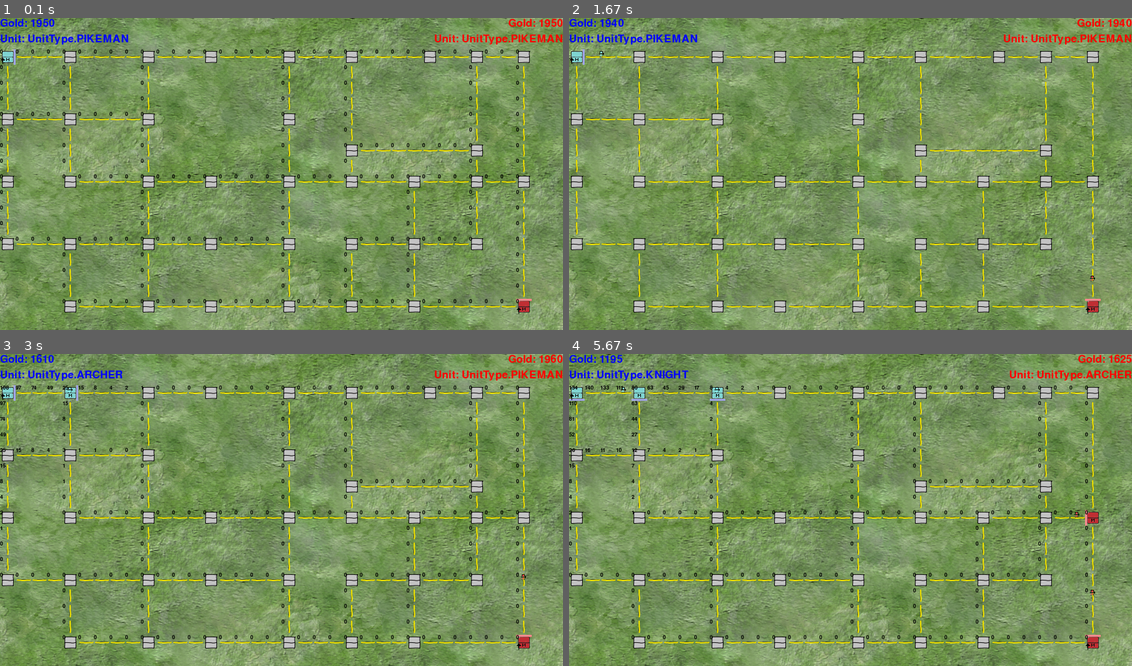
Above: before the commit, frames 1-4 (two rows, left to right).
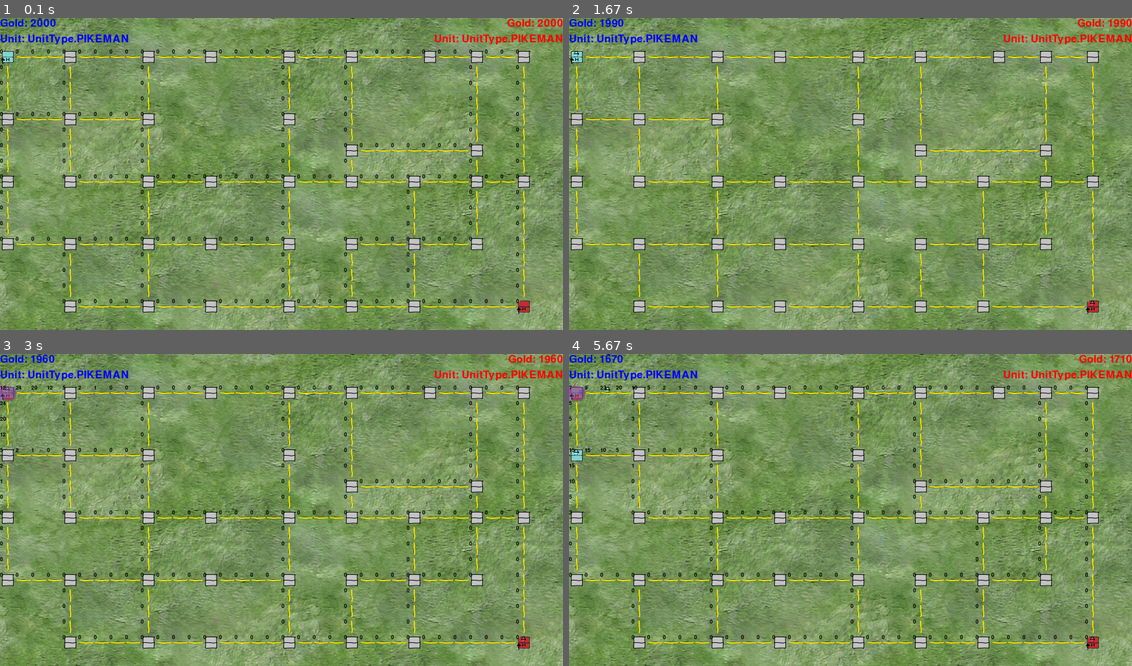
Above: after the commit, the same moments.

Repository: czebrose/ML_Projects
Game: pygame game, started from ML-Tutorial/NodeFightGame/game.py
The game is run twice, just before and just after one commit, with the same random seed, the same clock (stepped at 60 frames per second) and the same inputs.
Inputs (mouse positions are in pixels of both pictures, inside the frame that each line leads up to):
- Up to frame 1 (0.1 s): no input
- Up to frame 2 (1.67 s): hold D 0.33-0.8 s; tap = at 0.83 s
- Up to frame 3 (3 s): tap - at 2.17 s; click (5, 391) at 2.55 s, where only the run after the commit has a clickable "12"; hold A from 2.83 s (still down)
- Up to frame 4 (5.67 s): release A at 3.37 s; hold S 3.4-3.7 s; hold A 3.73-4.13 s; hold W 4.17-4.53 s; hold D 4.57-5.2 s; hold S 5.23-5.6 s; hold A from 5.63 s (still down)

The runs differ from the first frame. In frame 1, 0.3% of the frame differs, in the area x 2-99%, y 0-91%; in frame 2, 0.2%; in frame 3, 0.7%; in frame 4, 1.5%, in the area x 0-100%, y 0-93%.

Commit message:
Diffusion is competing with draw for the most expensive function.

Diff:
--- a/ML-Tutorial/NodeFightGame/debug.py
+++ b/ML-Tutorial/NodeFightGame/debug.py
@@ -1,4 +1,4 @@
-from util import PlayerColor
+from util import PlayerColor, UnitType
 from location import Location
 import pygame
 pygame.font.init()
@@ -32,6 +32,6 @@
         for loc in row:
             if isinstance(loc, Location):
                 color = (0, 0, 0)
-                diff_value = "{:.0f}".format(loc.diffusion.get_node_value(player))
+                diff_value = "{:.0f}".format(loc.diffusion.get_unit_value(UnitType.PIKEMAN, player))
                 text = STAT_FONT.render(diff_value, True, color)
                 win.blit(text, loc.get_pixel_pos())
--- a/ML-Tutorial/NodeFightGame/diffusion.py
+++ b/ML-Tutorial/NodeFightGame/diffusion.py
@@ -1,18 +1,22 @@
-from util import PlayerColor, UnitType, BuildingType
+from util import PlayerColor, UnitType
+import unit
 
 
 class LocDiffusion:
     def __init__(self):
         self.node_value = {}
         self.unit_value = {}
+        self.unit_type = UnitType.EMPTY
         for u in UnitType:
             self.unit_value[u] = {}
-        self.time = 0
         self.reset()
 
     def reset(self):
         for color in PlayerColor:
             self.node_value[color] = float(0)
+        for u in UnitType:
+            for color in PlayerColor:
+                self.unit_value[u][color] = float(0)
 
     def set_node_value(self, building, player):
         if building.is_empty():
@@ -23,15 +27,36 @@
             self.node_value[player] = 800
 
     def set_unit_value(self, unit_type, player):
-        pass
+        self.unit_value[unit_type][player] = 1000
+        self.unit_type = unit_type
 
     def get_node_value(self, player):
         return self.node_value[player]
 
+    def get_unit_value(self, unit_type, player):
+        return self.unit_value[unit_type][player]
+
+    def get_unit_lambda(self, other_unit_type):
+        self_kills_other = unit.get_fight_result(other_unit_type, self.unit_type)
+        other_kills_self = unit.get_fight_result(self.unit_type, other_unit_type)
+        if self_kills_other and other_kills_self:
+            return 0.5
+        elif self_kills_other:
+            return 0.0
+        else:
+            return 1.0
+
     def spread(self, neighbors):
         for color in PlayerColor:
-            neighbor_total = 0
+            node_total = 0
             for n in neighbors:
-                neighbor_total += n.node_value[color] - self.node_value[color]
-            neighbor_total *= 0.25
-            self.node_value[color] = self.node_value[color] + neighbor_total
+                node_total += n.node_value[color] - self.node_value[color]
+            node_total *= 0.25
+            self.node_value[color] = self.node_value[color] + node_total
+
+            for u in UnitType:
+                unit_total = 0
+                for n in neighbors:
+                    unit_total += n.unit_value[u][color] - self.unit_value[u][color]
+                unit_total *= 0.25
+                self.unit_value[u][color] = self.get_unit_lambda(u) * (self.unit_value[u][color] + unit_total)
--- a/ML-Tutorial/NodeFightGame/game.py
+++ b/ML-Tutorial/NodeFightGame/game.py
@@ -18,6 +18,9 @@
 GAME_UPDATE_TIME = 500
 
 BACKGROUND_IMG = util.load_img("background.png")
+
+blue_player = HumanPlayerInput(PlayerColor.BLUE)
+red_player = HumanPlayerInput(PlayerColor.RED)
 
 VICTORY_FONT = pygame.font.SysFont("comicsans", 50)
 
@@ -221,6 +224,7 @@
     run = True
     while not winning_player and run:
         clock.tick(FPS)
+        print("FPS: ", clock.get_fps())
         run, global_map, players = check_input(global_map, players)
         tick_counter += clock.get_time()
         if tick_counter > GAME_UPDATE_TIME:
@@ -241,8 +245,8 @@
 def main(show_window):
     global_map = build_map()
     players = {
-        PlayerColor.BLUE: SimplePlayer(PlayerColor.BLUE),
-        PlayerColor.RED: SimplePlayer(PlayerColor.RED)
+        PlayerColor.BLUE: blue_player,
+        PlayerColor.RED: red_player
     }
     fights = []
     winning_player = None
--- a/ML-Tutorial/NodeFightGame/location.py
+++ b/ML-Tutorial/NodeFightGame/location.py
@@ -61,6 +61,8 @@
 
     def prepare_diffusion(self):
         self.diffusion.reset()
+        if self.unit_in_loc:
+            self.diffusion.set_unit_value(self.unit_in_loc.unit_type, self.unit_in_loc.owner)
 
     def diffuse(self):
         diffusion_neighbors = []
--- a/ML-Tutorial/NodeFightGame/unit.py
+++ b/ML-Tutorial/NodeFightGame/unit.py
@@ -20,14 +20,7 @@
 
     # Returns true if the given enemy type would kill this unit.
     def get_fight_result(self, enemy_type):
-        if self.unit_type is UnitType.PIKEMAN:
-            return enemy_type is UnitType.PIKEMAN or enemy_type is UnitType.ARCHER
-        elif self.unit_type is UnitType.ARCHER:
-            return enemy_type is UnitType.ARCHER or enemy_type is UnitType.KNIGHT
-        elif self.unit_type is UnitType.KNIGHT:
-            return enemy_type is UnitType.KNIGHT or enemy_type is UnitType.PIKEMAN
-        else:
-            return True
+        return get_fight_result(self.unit_type, enemy_type)
 
     def set_direction(self, direction):
         if self.time_to_loc <= 0:
@@ -80,6 +73,16 @@
             win.blit(blue_img, pos)
 
 
+def get_fight_result(defender_type, attacker_type):
+    if defender_type is UnitType.PIKEMAN:
+        return attacker_type is UnitType.PIKEMAN or attacker_type is UnitType.ARCHER
+    elif defender_type is UnitType.ARCHER:
+        return attacker_type is UnitType.ARCHER or attacker_type is UnitType.KNIGHT
+    elif defender_type is UnitType.KNIGHT:
+        return attacker_type is UnitType.KNIGHT or attacker_type is UnitType.PIKEMAN
+    else:
+        return True
+
 def resolve_fight_round(round_fighters):
     fight_results = {}
     for color in round_fighters:
--- a/ML-Tutorial/NodeFightGame/util.py
+++ b/ML-Tutorial/NodeFightGame/util.py
@@ -16,7 +16,7 @@
 BG_WIDTH = 1000
 BG_HEIGHT = 1000
 
-DIFFUSION_CYCLES = 10
+DIFFUSION_CYCLES = 5
 
 
 class OrderedEnum(Enum):
